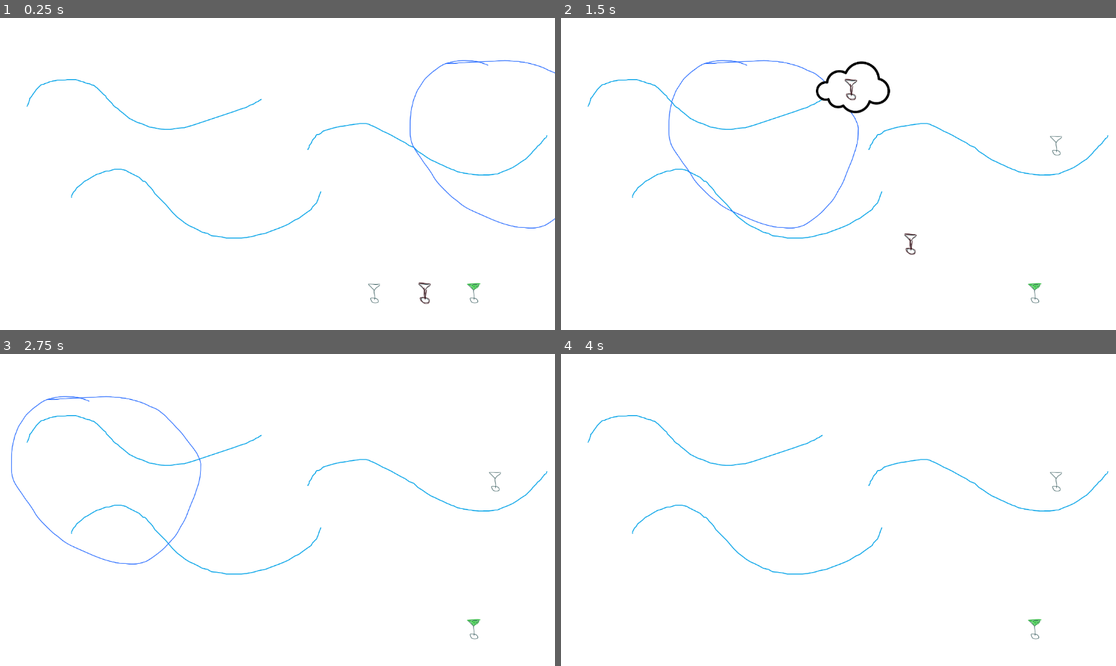
Above: before the commit, frames 1-4 (two rows, left to right).
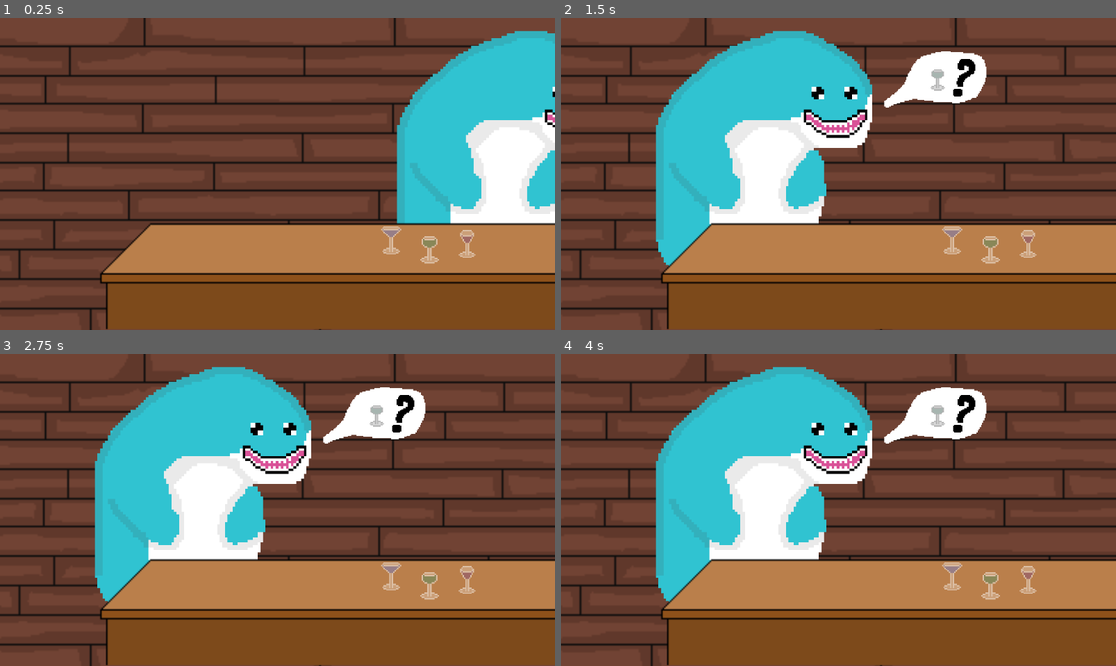
Above: after the commit, the same moments.

Repository: jkopano/barber-fish-barber-shop
Game: Godot game, scene res://src/scenes/Bar/drink-bar/drink-bar.tscn
Two runs of this game, one before a commit and one after it. Both use one fixed random seed, a clock stepped at 60 frames per second and the inputs below. This scene is started directly instead of the project's main scene.
Inputs (mouse positions are in pixels of both pictures, inside the frame that each line leads up to):
- Up to frame 1 (0.25 s): no input
- Up to frame 2 (1.5 s): drag from (938, 292) to (1060, 142) at 0.52 s; drag from (988, 292) to (760, 142) at 1.27 s
- Up to frame 3 (2.75 s): move the mouse to (477, 628) at 2.02 s; hold Right (RIGHT) from 2.03 s (still down); click (477, 628) at 2.17 s
- Up to frame 4 (4 s): release Right (RIGHT) at 2.75 s; drag from (810, 572) to (1060, 478) at 2.77 s; tap Enter at 3.5 s; move the mouse to (1005, 556) at 3.52 s; hold Left (LEFT) from 3.53 s (still down)

The runs differ from the first frame. In frame 1, 96% of the frame differs, in the area x 0-100%, y 0-100%; in frame 2, 93%; in frame 3, 93%; in frame 4, 93%.

Commit message:
added sprites to drink bar

Diff:
--- a/src/scenes/Bar/drink-bar/drink-bar.tscn
+++ b/src/scenes/Bar/drink-bar/drink-bar.tscn
@@ -1,69 +1,85 @@
-[gd_scene load_steps=11 format=3 uid="uid://bqrwowtfsjhpb"]
+[gd_scene load_steps=12 format=3 uid="uid://bqrwowtfsjhpb"]
 
-[ext_resource type="Texture2D" uid="uid://cq8apivxewawa" path="res://place-holders/background.png" id="1_cmvb0"]
-[ext_resource type="Texture2D" uid="uid://7c8x10khncfx" path="res://place-holders/shark.png" id="2_7xenl"]
+[ext_resource type="Texture2D" uid="uid://bs2rtejtqnxl2" path="res://sprites/bar/bar-background.png" id="1_6x5pp"]
 [ext_resource type="Script" uid="uid://cxxlhtq4fa0ao" path="res://src/scenes/Bar/drink-bar/shark.gd" id="2_blw56"]
 [ext_resource type="Script" uid="uid://b7qfsummkprsa" path="res://src/scenes/Bar/drink-bar/drink.gd" id="3_7xenl"]
-[ext_resource type="Texture2D" uid="uid://bk47f1w0vbox1" path="res://place-holders/drink.png" id="3_blw56"]
 [ext_resource type="PackedScene" uid="uid://cxoqqtpq7783" path="res://src/scenes/Bar/drink-indicator/drink-indicator.tscn" id="3_tu65y"]
-[ext_resource type="Texture2D" uid="uid://d1lqy68qqlu4t" path="res://place-holders/drink2.png" id="6_rmt2k"]
-[ext_resource type="Texture2D" uid="uid://ygyn6stievmq" path="res://place-holders/drink3.png" id="7_tu65y"]
+[ext_resource type="Texture2D" uid="uid://di6pu0c4bnclp" path="res://sprites/bar/shark-cute.png" id="4_23hjn"]
+[ext_resource type="Texture2D" uid="uid://bar1ng1lyiekb" path="res://sprites/bar/bar-frontdesk.png" id="5_3rrnj"]
+[ext_resource type="Texture2D" uid="uid://du0vvsyaxsalr" path="res://sprites/bar/drinkable-b.png" id="7_23hjn"]
+[ext_resource type="Texture2D" uid="uid://bsxtjxdb6aqq2" path="res://sprites/bar/drinkable-g.png" id="8_3rrnj"]
+[ext_resource type="Texture2D" uid="uid://ddbbd1nj58mk" path="res://sprites/bar/drinkable-p.png" id="9_771wu"]
 
 [sub_resource type="RectangleShape2D" id="RectangleShape2D_4pu02"]
-size = Vector2(670, 600)
+size = Vector2(760, 709)
 
 [sub_resource type="RectangleShape2D" id="RectangleShape2D_rmt2k"]
-size = Vector2(100, 100)
+size = Vector2(70, 100)
 
 [node name="main" type="Node2D"]
 
 [node name="Background" type="Sprite2D" parent="."]
-texture = ExtResource("1_cmvb0")
+position = Vector2(3.05176e-05, -1.52588e-05)
+scale = Vector2(6.01111, 6.01111)
+texture = ExtResource("1_6x5pp")
 
 [node name="Shark" type="Area2D" parent="."]
 script = ExtResource("2_blw56")
 drink_indicator_scene = ExtResource("3_tu65y")
 
 [node name="Sprite2D" type="Sprite2D" parent="Shark"]
-position = Vector2(-10.5, -106.5)
-texture = ExtResource("2_7xenl")
+texture_filter = 1
+position = Vector2(-7, -64)
+scale = Vector2(8.81034, 8.81034)
+texture = ExtResource("4_23hjn")
 
 [node name="CollisionShape2D" type="CollisionShape2D" parent="Shark"]
-position = Vector2(-10.5, -106.5)
+position = Vector2(-3, -168.5)
 shape = SubResource("RectangleShape2D_4pu02")
 
-[node name="Camera2D" type="Camera2D" parent="."]
-zoom = Vector2(0.6, 0.6)
+[node name="Frontdesk" type="Sprite2D" parent="."]
+position = Vector2(152.476, 323)
+scale = Vector2(5.07143, 5.07143)
+texture = ExtResource("5_3rrnj")
 
 [node name="Drink1" type="Area2D" parent="." groups=["Drinks"]]
 script = ExtResource("3_7xenl")
 
 [node name="Sprite2D" type="Sprite2D" parent="Drink1"]
-position = Vector2(341, 405)
-texture = ExtResource("3_blw56")
+texture_filter = 1
+position = Vector2(393, 232.333)
+scale = Vector2(4.66667, 4.66667)
+texture = ExtResource("7_23hjn")
 
 [node name="CollisionShape2D" type="CollisionShape2D" parent="Drink1"]
-position = Vector2(341, 405)
+position = Vector2(392, 230.333)
 shape = SubResource("RectangleShape2D_rmt2k")
 
 [node name="Drink2" type="Area2D" parent="." groups=["Drinks"]]
 script = ExtResource("3_7xenl")
 
 [node name="Sprite2D" type="Sprite2D" parent="Drink2"]
-position = Vector2(516, 405)
-texture = ExtResource("6_rmt2k")
+texture_filter = 1
+position = Vector2(525.5, 260)
+scale = Vector2(5, 5)
+texture = ExtResource("8_3rrnj")
 
 [node name="CollisionShape2D" type="CollisionShape2D" parent="Drink2"]
-position = Vector2(516, 405)
+position = Vector2(524.5, 263)
 shape = SubResource("RectangleShape2D_rmt2k")
 
 [node name="Drink3" type="Area2D" parent="." groups=["Drinks"]]
 script = ExtResource("3_7xenl")
 
 [node name="Sprite2D" type="Sprite2D" parent="Drink3"]
-position = Vector2(685, 405)
-texture = ExtResource("7_tu65y")
+texture_filter = 1
+position = Vector2(656, 242.4)
+scale = Vector2(4.4, 4.4)
+texture = ExtResource("9_771wu")
 
 [node name="CollisionShape2D" type="CollisionShape2D" parent="Drink3"]
-position = Vector2(685, 405)
+position = Vector2(654, 241.4)
 shape = SubResource("RectangleShape2D_rmt2k")
+
+[node name="Camera2D" type="Camera2D" parent="."]
+zoom = Vector2(0.6, 0.6)
--- a/src/scenes/Bar/drink-bar/shark.gd
+++ b/src/scenes/Bar/drink-bar/shark.gd
@@ -36,7 +36,7 @@
 	if drink_indicator_scene:
 		drink_indicator_instance = drink_indicator_scene.instantiate()
 		add_child(drink_indicator_instance)
-		drink_indicator_instance.position = Vector2(300, -300)
+		drink_indicator_instance.position = Vector2(400, -300)
 
 		var drink_sprite = chosen_drink.get_node_or_null("Sprite2D")
 		if drink_sprite:
@@ -45,7 +45,7 @@
 	connect("area_entered", Callable(self, "_on_Shark_area_entered"))
 
 func start_moving():
-	var target_x = -get_viewport_rect().size.x - 150
+	var target_x = -get_viewport_rect().size.x - 200
 	var distance = position.x - target_x
 	var duration = distance / speed
 
--- a/src/scenes/Bar/drink-indicator/drink-indicator.tscn
+++ b/src/scenes/Bar/drink-indicator/drink-indicator.tscn
@@ -1,12 +1,15 @@
 [gd_scene load_steps=3 format=3 uid="uid://cxoqqtpq7783"]
 
-[ext_resource type="Texture2D" uid="uid://b8sspyk28nua7" path="res://place-holders/cloud.png" id="1_6osgh"]
 [ext_resource type="Script" uid="uid://df2s8wmoorvu0" path="res://src/scenes/Bar/drink-indicator/drinkIndicator.gd" id="1_kbaqf"]
+[ext_resource type="Texture2D" uid="uid://d03jyxs31jq7j" path="res://sprites/bar/drink-g.png" id="2_hatgr"]
 
 [node name="DrinkIndicator" type="Node2D"]
 script = ExtResource("1_kbaqf")
 
 [node name="Cloud" type="Sprite2D" parent="."]
-texture = ExtResource("1_6osgh")
+texture_filter = 1
+position = Vector2(193.068, -27.4375)
+scale = Vector2(3.83864, 3.83864)
+texture = ExtResource("2_hatgr")
 
 [node name="DrinkSprite" type="Sprite2D" parent="Cloud"]
--- a/src/scenes/Bar/drink-indicator/drinkIndicator.gd
+++ b/src/scenes/Bar/drink-indicator/drinkIndicator.gd
@@ -4,7 +4,9 @@
 	set(value):
 		drink_texture = value
 		$Cloud/DrinkSprite.texture = value
+		$Cloud/DrinkSprite.modulate = Color(0.5, 0.5, 0.5, 1.0)
 
 func set_drink_texture(texture: Texture2D):
 	drink_texture = texture
 	$Cloud/DrinkSprite.texture = texture
+	$Cloud/DrinkSprite.modulate = Color(0.4, 0.4, 0.4, 1.0)
Binary file changed: sprites/bar/drink-g.png
